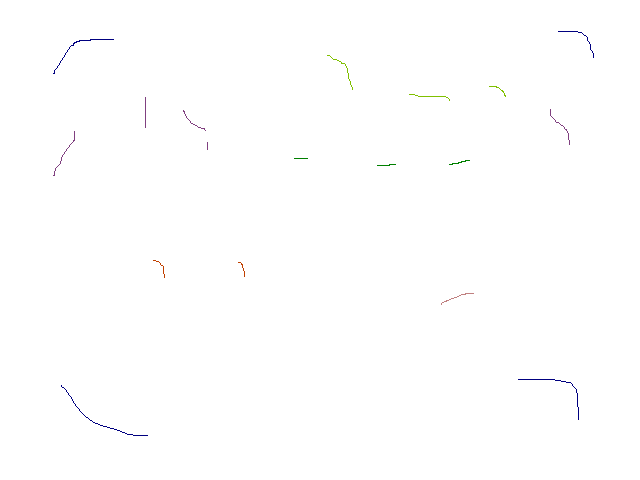
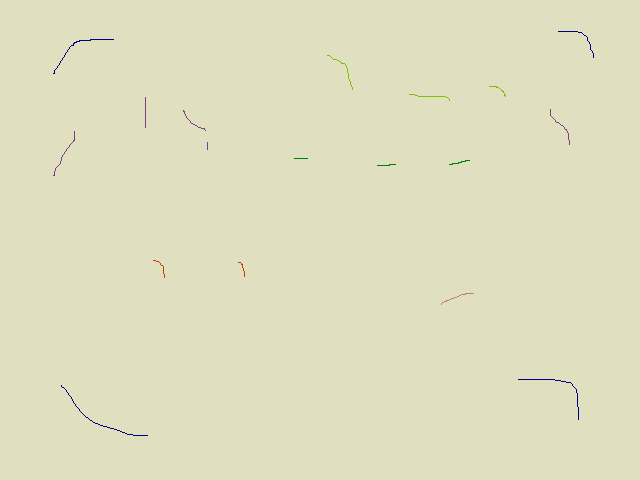
The second 640x480 image is a revision of the first. Changes to its layers:
painted on "Background" over (0, 0, 640, 480)
painted on "24_KitchenLow.png" over (0, 0, 640, 480)
